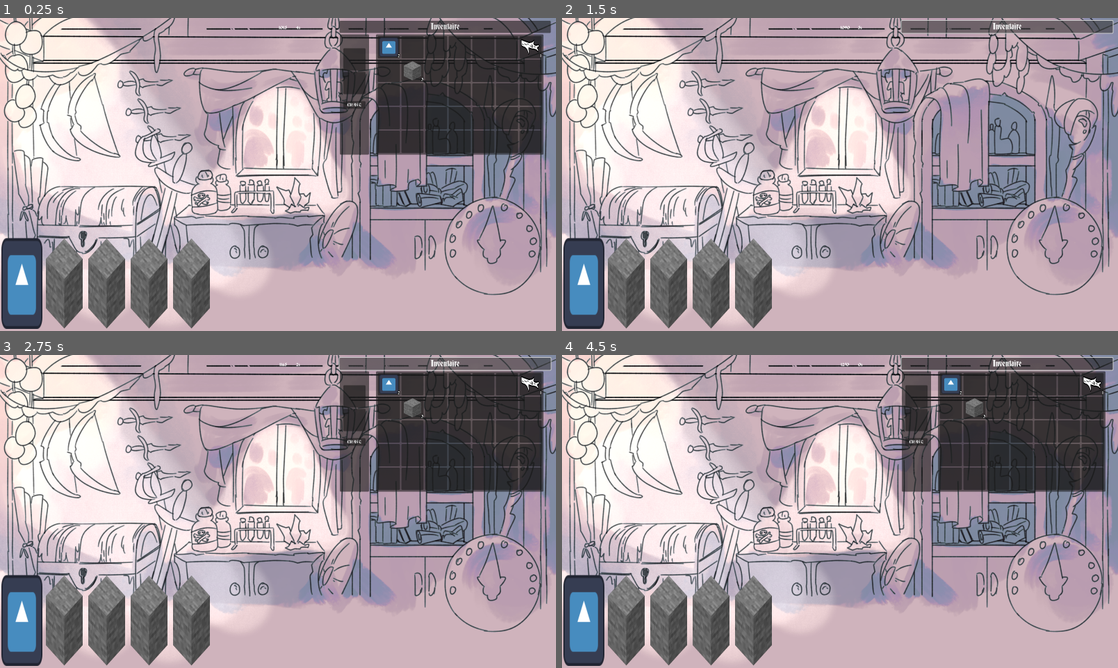
Above: before the commit, frames 1-4 (two rows, left to right).
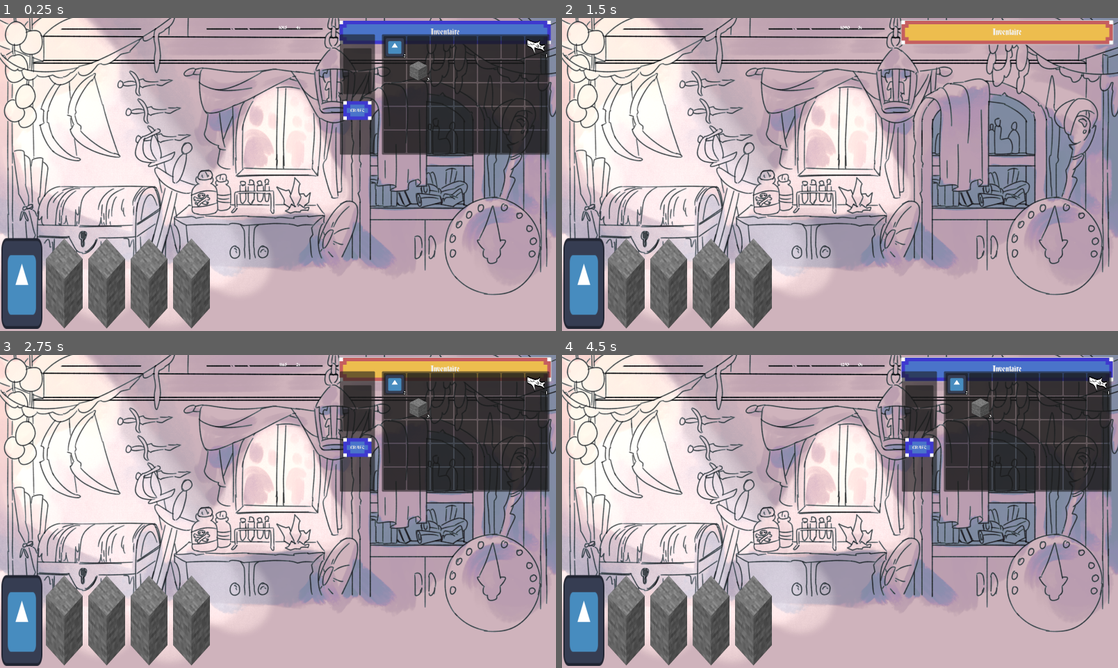
Above: after the commit, the same moments.

Repository: electron35/GMTK_Jam_Dunjunk_shop
Game: Godot game, scene res://GMTK_Jam/MainScene.tscn
Same seed, same stepped clock (60 frames per second), same inputs: the game is played once before the commit and once after it. The engine's default icon, where the game draws it, is replaced by a stand-in: a white triangle on a blue panel in a dark square. Sound files missing from this copy of the repository are replaced by a short silence.
Inputs (mouse positions are in pixels of both pictures, inside the frame that each line leads up to):
- Up to frame 1 (0.25 s): no input
- Up to frame 2 (1.5 s): click "CRAFT" at 0.5 s; click "Inventaire" at 1.25 s
- Up to frame 3 (2.75 s): click "Inventaire" at 2 s
- Up to frame 4 (4.5 s): click "CRAFT" at 2.75 s; click "Inventaire" at 3.5 s; tap Enter at 4.25 s; move the mouse to (962, 495) at 4.27 s; click (962, 495) at 4.42 s

The runs differ from the first frame. In frame 1, 4.9% of the frame differs, in the area x 61-100%, y 0-44%; in frame 2, 2.9%; in frame 3, 4.9%, in the area x 60-100%, y 0-44%; in frame 4, 4.9%.

Commit message:
MenuPrincipalEtTuto

Diff:
--- /dev/null
+++ b/GMTK_Jam/Resources/UIElement/stylebox/buttonHover.tres
@@ -0,0 +1,10 @@
+[gd_resource type="StyleBoxTexture" load_steps=2 format=3 uid="uid://dprrdy5unagxq"]
+
+[ext_resource type="Texture2D" uid="uid://tvfyk5g13vo" path="res://GMTK_Jam/Resources/sprite/Button/ButtonYellowSmall.png" id="1_nx3u5"]
+
+[resource]
+texture = ExtResource("1_nx3u5")
+texture_margin_left = 20.0
+texture_margin_top = 20.0
+texture_margin_right = 20.0
+texture_margin_bottom = 20.0
--- /dev/null
+++ b/GMTK_Jam/Resources/UIElement/stylebox/buttonNormal.tres
@@ -0,0 +1,10 @@
+[gd_resource type="StyleBoxTexture" load_steps=2 format=3 uid="uid://dl8hviij108mn"]
+
+[ext_resource type="Texture2D" uid="uid://bearmuvhux4xc" path="res://GMTK_Jam/Resources/sprite/Button/buttonBlueSmall.png" id="1_7m8mm"]
+
+[resource]
+texture = ExtResource("1_7m8mm")
+texture_margin_left = 20.0
+texture_margin_top = 20.0
+texture_margin_right = 20.0
+texture_margin_bottom = 20.0
--- /dev/null
+++ b/GMTK_Jam/Resources/UIElement/stylebox/buttonPressed.tres
@@ -0,0 +1,10 @@
+[gd_resource type="StyleBoxTexture" load_steps=2 format=3 uid="uid://dv1uvjg2poxdj"]
+
+[ext_resource type="Texture2D" uid="uid://dcu05qa8jwik0" path="res://GMTK_Jam/Resources/sprite/Button/ButtonRedsmall.png" id="1_u4f7n"]
+
+[resource]
+texture = ExtResource("1_u4f7n")
+texture_margin_left = 20.0
+texture_margin_top = 20.0
+texture_margin_right = 20.0
+texture_margin_bottom = 20.0
--- a/GMTK_Jam/Resources/theme.tres
+++ b/GMTK_Jam/Resources/theme.tres
@@ -1,6 +1,9 @@
-[gd_resource type="Theme" load_steps=2 format=3 uid="uid://b23gfgab88oos"]
+[gd_resource type="Theme" load_steps=5 format=3 uid="uid://b23gfgab88oos"]
 
 [ext_resource type="FontFile" uid="uid://bgw5dbb5i6afo" path="res://GMTK_Jam/Resources/Font/Deutsch.ttf" id="1_p24lw"]
+[ext_resource type="StyleBox" uid="uid://dprrdy5unagxq" path="res://GMTK_Jam/Resources/UIElement/stylebox/buttonHover.tres" id="2_gkti8"]
+[ext_resource type="StyleBox" uid="uid://dl8hviij108mn" path="res://GMTK_Jam/Resources/UIElement/stylebox/buttonNormal.tres" id="2_hf6k0"]
+[ext_resource type="StyleBox" uid="uid://dv1uvjg2poxdj" path="res://GMTK_Jam/Resources/UIElement/stylebox/buttonPressed.tres" id="4_y6vi8"]
 
 [resource]
 default_font = ExtResource("1_p24lw")
@@ -9,4 +12,7 @@
 Button/constants/h_separation = 2
 Button/font_sizes/font_titre = 200
 Button/fonts/font = ExtResource("1_p24lw")
+Button/styles/hover = ExtResource("2_gkti8")
+Button/styles/normal = ExtResource("2_hf6k0")
+Button/styles/pressed = ExtResource("4_y6vi8")
 Label/fonts/font = ExtResource("1_p24lw")
--- a/GMTK_Jam/SFX/audio_stream_randomizer_test.tres
+++ /dev/null
@@ -1,3 +0,0 @@
-[gd_resource type="AudioStreamRandomizer" format=3 uid="uid://cuw1f2qfsw1ad"]
-
-[resource]
--- a/GMTK_Jam/ScriptableObjects/Instances/Materials/Ring.tres
+++ b/GMTK_Jam/ScriptableObjects/Instances/Materials/Ring.tres
@@ -1,4 +1,4 @@
-[gd_resource type="Resource" script_class="ItemData" load_steps=3 format=3 uid="uid://c7uf7x5l13tqv"]
+[gd_resource type="Resource" script_class="MaterialData" load_steps=3 format=3 uid="uid://c7uf7x5l13tqv"]
 
 [ext_resource type="Script" path="res://GMTK_Jam/script/data/material_data.gd" id="1_qisvw"]
 [ext_resource type="Texture2D" uid="uid://c8jnwm76caydf" path="res://icon.svg" id="2_2asx8"]
--- a/GMTK_Jam/ScriptableObjects/Instances/Sounds/soundlist.tres
+++ b/GMTK_Jam/ScriptableObjects/Instances/Sounds/soundlist.tres
@@ -1,7 +1,7 @@
 [gd_resource type="Resource" script_class="SoundListResource" load_steps=3 format=3 uid="uid://b6j3bd2xo3xjm"]
 
 [ext_resource type="Script" path="res://GMTK_Jam/script/SoundManager/SoundListResource.gd" id="1_ye2cl"]
-[ext_resource type="AudioStream" uid="uid://cthu6rowpbcrj" path="res://GMTK_Jam/Music/game_over.wav" id="2_vwvm2"]
+[ext_resource type="AudioStream" uid="uid://cthu6rowpbcrj" path="res://GMTK_Jam/Resources/Sound/Music/game_over.wav" id="2_vwvm2"]
 
 [resource]
 script = ExtResource("1_ye2cl")
--- a/GMTK_Jam/menuScene.tscn
+++ b/GMTK_Jam/menuScene.tscn
@@ -1,9 +1,14 @@
-[gd_scene load_steps=5 format=3 uid="uid://b3h11upyg5g0h"]
+[gd_scene load_steps=10 format=3 uid="uid://b3h11upyg5g0h"]
 
 [ext_resource type="Script" path="res://GMTK_Jam/script/menuScene.gd" id="1_jbbfw"]
-[ext_resource type="AudioStream" uid="uid://cthu6rowpbcrj" path="res://GMTK_Jam/Music/game_over.wav" id="2_aebav"]
-[ext_resource type="AudioStream" uid="uid://dt4ablbwdnhgb" path="res://GMTK_Jam/SFX/vieuxquirit.wav" id="3_5yqrs"]
+[ext_resource type="Texture2D" uid="uid://c7pglt66hlfoy" path="res://2023-07-08_21h01_46.png" id="2_vb700"]
 [ext_resource type="Theme" uid="uid://b23gfgab88oos" path="res://GMTK_Jam/Resources/theme.tres" id="4_8fn1o"]
+[ext_resource type="Texture2D" uid="uid://cdecrit5rdidm" path="res://GMTK_Jam/Resources/sprite/Button/ButtonYellow.png" id="4_a5lwj"]
+[ext_resource type="AudioStream" uid="uid://b0k86575n3m16" path="res://GMTK_Jam/Resources/Sound/Music/Title.wav" id="5_qmljc"]
+[ext_resource type="AudioStream" uid="uid://xiiv1lhtkcav" path="res://GMTK_Jam/Resources/Sound/Sfx/ROGUE_HELLO.wav" id="6_71m5i"]
+[ext_resource type="AudioStream" uid="uid://dn424aycka1cy" path="res://GMTK_Jam/Resources/Sound/Sfx/MAGE_GOOD.wav" id="7_pikap"]
+[ext_resource type="AudioStream" uid="uid://dghtj2i3gsexf" path="res://GMTK_Jam/Resources/Sound/Sfx/FIGHTER_BAD.wav" id="7_pp50o"]
+[ext_resource type="Texture2D" uid="uid://cnie4rt3dfetq" path="res://GMTK_Jam/Resources/sprite/Menu/tutorial.png" id="9_a1jcl"]
 
 [node name="Menu" type="CenterContainer"]
 custom_minimum_size = Vector2(1200, 800)
@@ -16,14 +21,10 @@
 size_flags_vertical = 3
 script = ExtResource("1_jbbfw")
 
-[node name="Musique" type="AudioStreamPlayer" parent="."]
-stream = ExtResource("2_aebav")
-
-[node name="ButtonSound" type="AudioStreamPlayer" parent="."]
-stream = ExtResource("3_5yqrs")
-
-[node name="AudioListener2D" type="AudioListener2D" parent="."]
-current = true
+[node name="TextureRect" type="TextureRect" parent="."]
+custom_minimum_size = Vector2(1600, 900)
+layout_mode = 2
+texture = ExtResource("2_vb700")
 
 [node name="VBoxContainer2" type="VBoxContainer" parent="."]
 custom_minimum_size = Vector2(0, 320)
@@ -53,40 +54,141 @@
 size_flags_stretch_ratio = 0.0
 
 [node name="VBoxContainer" type="HBoxContainer" parent="VBoxContainer2/MarginContainer"]
-custom_minimum_size = Vector2(280, 60)
+custom_minimum_size = Vector2(640, 150)
 layout_mode = 2
 size_flags_vertical = 4
-size_flags_stretch_ratio = 2.72
+size_flags_stretch_ratio = 0.0
 alignment = 1
 
 [node name="Jouer" type="Button" parent="VBoxContainer2/MarginContainer/VBoxContainer"]
 unique_name_in_owner = true
+custom_minimum_size = Vector2(200, 80)
 layout_mode = 2
 size_flags_horizontal = 3
 size_flags_vertical = 4
+focus_mode = 0
+theme = ExtResource("4_8fn1o")
 theme_override_font_sizes/font_size = 32
 text = "Jouer"
 
+[node name="border3" type="Container" parent="VBoxContainer2/MarginContainer/VBoxContainer"]
+custom_minimum_size = Vector2(30, 0)
+layout_mode = 2
+
 [node name="Credits" type="Button" parent="VBoxContainer2/MarginContainer/VBoxContainer"]
 unique_name_in_owner = true
+custom_minimum_size = Vector2(200, 80)
 layout_mode = 2
 size_flags_horizontal = 3
 size_flags_vertical = 4
+focus_mode = 0
+theme = ExtResource("4_8fn1o")
 theme_override_font_sizes/font_size = 32
 text = "credits"
 
+[node name="border2" type="Container" parent="VBoxContainer2/MarginContainer/VBoxContainer"]
+custom_minimum_size = Vector2(30, 0)
+layout_mode = 2
+
 [node name="Quitter" type="Button" parent="VBoxContainer2/MarginContainer/VBoxContainer"]
 unique_name_in_owner = true
+custom_minimum_size = Vector2(200, 80)
 layout_mode = 2
 size_flags_horizontal = 3
 size_flags_vertical = 4
+focus_mode = 0
+theme = ExtResource("4_8fn1o")
 theme_override_font_sizes/font_size = 32
 text = "quitter"
 
-[node name="ColorRect" type="ColorRect" parent="."]
+[node name="creditMap" type="NinePatchRect" parent="."]
+visible = false
 custom_minimum_size = Vector2(720, 720)
 layout_mode = 2
+mouse_filter = 0
+texture = ExtResource("4_a5lwj")
+region_rect = Rect2(0, 0, 320, 320)
+patch_margin_left = 40
+patch_margin_top = 40
+patch_margin_right = 40
+patch_margin_bottom = 40
 
-[connection signal="button_down" from="VBoxContainer2/MarginContainer/VBoxContainer/Jouer" to="." method="_on_button_button_down"]
-[connection signal="button_up" from="VBoxContainer2/MarginContainer/VBoxContainer/Credits" to="." method="_on_button_2_button_up"]
-[connection signal="button_down" from="VBoxContainer2/MarginContainer/VBoxContainer/Quitter" to="." method="_on_button_3_button_down"]
+[node name="VBoxContainer" type="VBoxContainer" parent="creditMap"]
+layout_mode = 1
+anchors_preset = 15
+anchor_right = 1.0
+anchor_bottom = 1.0
+grow_horizontal = 2
+grow_vertical = 2
+alignment = 2
+
+[node name="Retour" type="Button" parent="creditMap/VBoxContainer"]
+unique_name_in_owner = true
+custom_minimum_size = Vector2(200, 80)
+layout_mode = 2
+size_flags_horizontal = 4
+size_flags_vertical = 4
+focus_mode = 0
+theme = ExtResource("4_8fn1o")
+theme_override_font_sizes/font_size = 32
+text = "Retour Menu"
+
+[node name="border" type="Container" parent="creditMap/VBoxContainer"]
+custom_minimum_size = Vector2(0, 60)
+layout_mode = 2
+
+[node name="Musique" type="AudioStreamPlayer" parent="."]
+stream = ExtResource("5_qmljc")
+volume_db = -10.0
+
+[node name="ButtonSoundRogue" type="AudioStreamPlayer" parent="."]
+stream = ExtResource("6_71m5i")
+
+[node name="ButtonSoundMage" type="AudioStreamPlayer" parent="."]
+stream = ExtResource("7_pikap")
+
+[node name="ButtonSoundFight" type="AudioStreamPlayer" parent="."]
+stream = ExtResource("7_pp50o")
+
+[node name="AudioListener2D" type="AudioListener2D" parent="."]
+current = true
+
+[node name="MarginContainer" type="MarginContainer" parent="."]
+visible = false
+custom_minimum_size = Vector2(1600, 900)
+layout_mode = 2
+
+[node name="Tutorial" type="TextureRect" parent="MarginContainer"]
+layout_mode = 2
+mouse_filter = 0
+texture = ExtResource("9_a1jcl")
+expand_mode = 3
+
+[node name="VBoxContainer" type="VBoxContainer" parent="MarginContainer"]
+layout_mode = 2
+size_flags_horizontal = 4
+size_flags_vertical = 8
+
+[node name="Continue" type="Button" parent="MarginContainer/VBoxContainer"]
+unique_name_in_owner = true
+custom_minimum_size = Vector2(200, 80)
+layout_mode = 2
+size_flags_horizontal = 4
+size_flags_vertical = 4
+focus_mode = 0
+theme = ExtResource("4_8fn1o")
+theme_override_font_sizes/font_size = 32
+text = "Continue"
+
+[node name="border" type="Container" parent="MarginContainer/VBoxContainer"]
+custom_minimum_size = Vector2(0, 60)
+layout_mode = 2
+
+[connection signal="pressed" from="VBoxContainer2/MarginContainer/VBoxContainer/Jouer" to="." method="_on_jouer_pressed"]
+[connection signal="pressed" from="VBoxContainer2/MarginContainer/VBoxContainer/Credits" to="." method="_on_credits_pressed"]
+[connection signal="pressed" from="VBoxContainer2/MarginContainer/VBoxContainer/Quitter" to="." method="_on_quitter_pressed"]
+[connection signal="pressed" from="creditMap/VBoxContainer/Retour" to="." method="_on_credits_pressed"]
+[connection signal="pressed" from="creditMap/VBoxContainer/Retour" to="." method="_on_retour_pressed"]
+[connection signal="pressed" from="MarginContainer/VBoxContainer/Continue" to="." method="_on_credits_pressed"]
+[connection signal="pressed" from="MarginContainer/VBoxContainer/Continue" to="." method="_on_continue_pressed"]
+[connection signal="pressed" from="MarginContainer/VBoxContainer/Continue" to="." method="_on_retour_pressed"]
--- a/GMTK_Jam/script/menuScene.gd
+++ b/GMTK_Jam/script/menuScene.gd
@@ -4,3 +4,38 @@
 func _ready():
 	$Musique.playing=true;
 	pass # Replace with function body.
+
+
+
+func _on_jouer_pressed():
+	$ButtonSoundMage.play()
+	await $ButtonSoundMage.finished
+	$Musique.stop()
+	$MarginContainer.show()
+	pass # Replace with function body.
+
+
+func _on_credits_pressed():
+	$ButtonSoundRogue.play()
+	$creditMap.show()
+	pass # Replace with function body.
+
+
+func _on_quitter_pressed():
+	$ButtonSoundFight.play()
+	await $ButtonSoundFight.finished
+	get_tree().quit()
+	pass # Replace with function body.
+
+
+func _on_retour_pressed():
+	$ButtonSoundRogue.play()
+	$creditMap.hide()
+	pass # Replace with function body.
+
+
+func _on_continue_pressed():
+	$ButtonSoundFight.play()
+	await $ButtonSoundFight.finished
+	get_tree().change_scene_to_file("res://GMTK_Jam/MainScene.tscn")
+	pass # Replace with function body.
--- a/project.godot
+++ b/project.godot
@@ -18,13 +18,16 @@
 [autoload]
 
 Main="*res://GMTK_Jam/script/Main.gd"
-SoundManager="*res://GMTK_Jam/Nodes/AutoLoad/SoundManager.tscn"
 
 [display]
 
 window/size/viewport_width=1600
 window/size/viewport_height=900
 
+[gui]
+
+theme/custom="res://GMTK_Jam/Resources/theme.tres"
+
 [rendering]
 
 renderer/rendering_method="gl_compatibility"
Not shown, added: GMTK_Jam/Resources/Sound/Music/Title.wav.import
Not shown, changed: GMTK_Jam/Resources/Sound/Music/game_over.wav.import
Not shown, added: GMTK_Jam/Resources/Sound/Sfx/FIGHTER_BAD.wav.import
Not shown, added: GMTK_Jam/Resources/Sound/Sfx/MAGE_GOOD.wav.import
Not shown, added: GMTK_Jam/Resources/Sound/Sfx/ROGUE_HELLO.wav.import
Binary file added: GMTK_Jam/Resources/sprite/Button/ButtonBlue.png
Not shown, added: GMTK_Jam/Resources/sprite/Button/ButtonBlue.png.import
Binary file added: GMTK_Jam/Resources/sprite/Button/ButtonRed.png
Not shown, changed: GMTK_Jam/Resources/sprite/Button/ButtonRed.png.import
Binary file added: GMTK_Jam/Resources/sprite/Button/ButtonRedsmall.png
Not shown, added: GMTK_Jam/Resources/sprite/Button/ButtonRedsmall.png.import
Binary file added: GMTK_Jam/Resources/sprite/Button/ButtonYellow.png
(and 20 more such lines)
